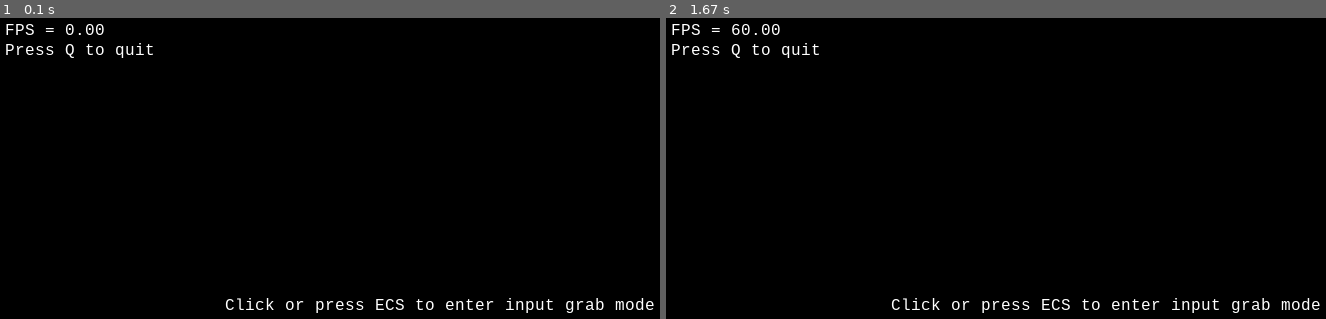
Above: before the commit, frames 1-2 (left to right).
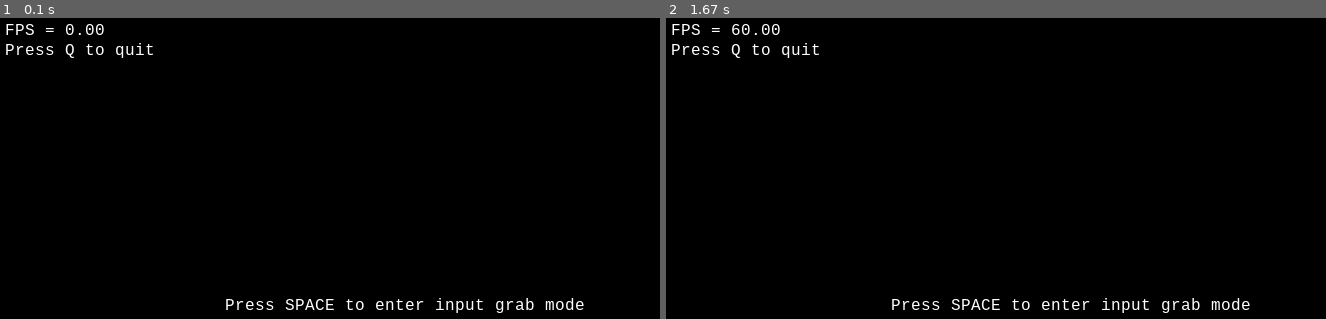
Above: after the commit, the same moments.

Repository: Vinatorul/Pygame-tutorial
Game: pygame game, started from En/AdvancedWindow/__main__.py
The game is run twice, just before and just after one commit, with the same random seed, the same clock (stepped at 60 frames per second) and the same inputs.
Inputs:
- Up to frame 1 (0.1 s): no input
- Up to frame 2 (1.67 s): tap Space at 0.33 s

The runs differ from the first frame. In frame 1, 1.0% of the frame differs, in the area x 34-100%, y 93-99%; in frame 2, 1.0%.

Commit message:
Add basic and advanced window examples with comments in English and Russian

Diff:
--- a/AdvancedWindow/__main__.py
+++ /dev/null
@@ -1,49 +0,0 @@
-import pygame
-
-WIDTH = 800
-HEIGHT = 600
-
-def main():
-    pygame.init()
-
-    my_font = pygame.font.SysFont("Courier", 16)
-
-    screen = pygame.display.set_mode((WIDTH, HEIGHT), pygame.DOUBLEBUF)
-    pygame.display.set_caption("Hello, pygame")
-
-    pygame.event.set_blocked(pygame.MOUSEMOTION)
-    clock = pygame.time.Clock()
-
-    quit_game = False
-    while not quit_game:
-        clock.tick(60)
-        event = pygame.event.poll()
-        while event.type != pygame.NOEVENT:
-            if event.type == pygame.QUIT:
-                quit_game = True
-            elif event.type == pygame.KEYDOWN:
-                if event.key == pygame.K_q:
-                    pygame.event.post(pygame.event.Event(pygame.QUIT))
-                elif event.key == pygame.K_ESCAPE:
-                    pygame.event.set_grab(not pygame.event.get_grab())
-            elif event.type == pygame.MOUSEBUTTONDOWN:
-                pygame.event.set_grab(True)
-            event = pygame.event.poll()
-
-        screen.fill(pygame.Color('black'))
-        the_text = my_font.render("FPS = {0:.2f}"
-                  .format(clock.get_fps()), True, (255, 255, 255))
-        screen.blit(the_text, (10, 10))
-        the_text = my_font.render("Press Q to quit", True, (255, 255, 255))
-        screen.blit(the_text, (10, 30))
-        if pygame.event.get_grab():
-            the_text = my_font.render("Press ESC to exit input grab mode", True, (255, 255, 255))
-        else:
-            the_text = my_font.render("Click or press ECS to enter input grab mode", True, (255, 255, 255))
-        screen.blit(the_text, (WIDTH/2 - 170, HEIGHT/2 - 15))
-
-        pygame.display.flip()
-
-    pygame.quit()
-
-main()
--- /dev/null
+++ b/En/AdvancedWindow/__main__.py
@@ -0,0 +1,60 @@
+import pygame
+
+WIDTH = 800
+HEIGHT = 600
+
+def main():
+    pygame.init()
+    # import Courier font
+    my_font = pygame.font.SysFont("Courier", 16)
+
+    screen = pygame.display.set_mode((WIDTH, HEIGHT), pygame.DOUBLEBUF)
+    # Set window caption
+    pygame.display.set_caption("Hello, pygame")
+    # Pygame clock initialization
+    clock = pygame.time.Clock()
+
+    quit_game = False
+    while not quit_game:
+        # Set FPS cap
+        clock.tick(60)
+        event = pygame.event.poll()
+        while event.type != pygame.NOEVENT:
+            if event.type == pygame.QUIT:
+                quit_game = True
+            # keydown event processing
+            elif event.type == pygame.KEYDOWN:
+                # if q key pressed
+                if event.key == pygame.K_q:
+                    # add QUIT event to queue
+                    pygame.event.post(pygame.event.Event(pygame.QUIT))
+                # if Space pressed
+                elif event.key == pygame.K_SPACE:
+                    # toggle grab mode
+                    pygame.event.set_grab(not pygame.event.get_grab())
+            event = pygame.event.poll()
+
+        screen.fill(pygame.Color('black'))
+        # render text to fps_text variable
+        # (255, 255, 255) - color in (R, G, B) format
+        fps_text = my_font.render("FPS = {0:.2f}"
+                  .format(clock.get_fps()), True, (255, 255, 255))
+        # draw fps_text at (10, 10)
+        screen.blit(fps_text, (10, 10))
+        # render tip to quit_text variable
+        quit_text = my_font.render("Press Q to quit", True, (255, 255, 255))
+        # draw quit_text at (10, 30)
+        screen.blit(quit_text, (10, 30))
+        # check if grab mode is active
+        if pygame.event.get_grab():
+            grab_text = my_font.render("Press SPACE to exit input grab mode", True, (255, 255, 255))
+        else:
+            grab_text = my_font.render("Press SPACE to enter input grab mode", True, (255, 255, 255))
+        # draw text near the middle of the screen
+        screen.blit(grab_text, (WIDTH/2 - 170, HEIGHT/2 - 15))
+
+        pygame.display.flip()
+
+    pygame.quit()
+
+main()
--- a/BasicWindow/__main__.py
+++ b/En/BasicWindow/__main__.py
@@ -1,24 +1,36 @@
 import pygame
 
+# desired window size
 WIDTH = 800
 HEIGHT = 600
 
 def main():
+    # pygame initialization
     pygame.init()
-
+    # create window WIDTHxHEIGHT size with double buffering
     screen = pygame.display.set_mode((WIDTH, HEIGHT), pygame.DOUBLEBUF)
 
     quit_game = False
+    # application lifeсycle
     while not quit_game:
+        # poll first event from queue
         event = pygame.event.poll()
+        # process events while queue is not empty
         while event.type != pygame.NOEVENT:
             if event.type == pygame.QUIT:
                 quit_game = True
+            # poll next event from queue
             event = pygame.event.poll()
 
+        # clear screen (fill with black)
         screen.fill(pygame.Color('black'))
+        # -------------------
+        # draw your stuff here
+        # -------------------
+        # swap buffers
         pygame.display.flip()
 
+    # pygame finalization
     pygame.quit()
 
 main()
--- /dev/null
+++ b/Ru/AdvancedWindow/__main__.py
@@ -0,0 +1,60 @@
+import pygame
+
+WIDTH = 800
+HEIGHT = 600
+
+def main():
+    pygame.init()
+    # Загрузка системного шрифта Courier
+    my_font = pygame.font.SysFont("Courier", 16)
+
+    screen = pygame.display.set_mode((WIDTH, HEIGHT), pygame.DOUBLEBUF)
+    # Установка заголовка окна
+    pygame.display.set_caption("Привет, pygame")
+    # Инициализация часов pygame
+    clock = pygame.time.Clock()
+
+    quit_game = False
+    while not quit_game:
+        # Установка верхней границы FPS
+        clock.tick(60)
+        event = pygame.event.poll()
+        while event.type != pygame.NOEVENT:
+            if event.type == pygame.QUIT:
+                quit_game = True
+            # Если получен тип события "Клавиша нажата", то проверяется, что за клавиша была нажата
+            elif event.type == pygame.KEYDOWN:
+                # Если была нажата клавиша q
+                if event.key == pygame.K_q:
+                    # То приложение ставит себе в очередь событие "Выход"
+                    pygame.event.post(pygame.event.Event(pygame.QUIT))
+                # Если была нажата клавиша Пробел
+                elif event.key == pygame.K_SPACE:
+                    # То происходит инвертирование захвата ввода
+                    pygame.event.set_grab(not pygame.event.get_grab())
+            event = pygame.event.poll()
+
+        screen.fill(pygame.Color('black'))
+        # В переменную fps_text сохраняется уже отрендренный текст (другими словами  изображение текста)
+        # (255, 255, 255) - цвет текста в формате (R, G, B)
+        fps_text = my_font.render("FPS = {0:.2f}"
+                  .format(clock.get_fps()), True, (255, 255, 255))
+        # Текст выводится на экран в точке (10, 10)
+        screen.blit(fps_text, (10, 10))
+        # В переменную quit_text сохраняется отрендренная подсказка о том, как выйти из приложения
+        quit_text = my_font.render("Нажмите Q для выхода", True, (255, 255, 255))
+        # Текст выводится на экран в точке (10, 30)
+        screen.blit(quit_text, (10, 30))
+        # Производится проверка, активирован ли режим захвата
+        if pygame.event.get_grab():
+            grab_text = my_font.render("Нажмите Пробел для выхода из режима захвата", True, (255, 255, 255))
+        else:
+            grab_text = my_font.render("Нажмите Пробел для активации режима захвата", True, (255, 255, 255))
+        # Текст выводится примерно в середине экрана
+        screen.blit(grab_text, (WIDTH/2 - 170, HEIGHT/2 - 15))
+
+        pygame.display.flip()
+
+    pygame.quit()
+
+main()
--- /dev/null
+++ b/Ru/BasicWindow/__main__.py
@@ -0,0 +1,39 @@
+# импорт модуля
+import pygame
+
+# Желаемые размеры окна
+WIDTH = 800
+HEIGHT = 600
+
+def main():
+    # Инициализация фреймворка pygame
+    pygame.init()
+    # Создат окно размера WIDTHxHEIGHT с двойной буферизацией
+    screen = pygame.display.set_mode((WIDTH, HEIGHT), pygame.DOUBLEBUF)
+
+    # Флаг, сигнализирующий, пришло ли уже время закрывать приложение
+    quit_game = False
+    # Основной цикл приложения
+    while not quit_game:
+        # Получение первого событие из очереди
+        event = pygame.event.poll()
+        # Пока очередь не пуста выполняется обработка событий
+        while event.type != pygame.NOEVENT:
+            # Если получен тип события "Выход", то флаг выхода выставляется в True
+            if event.type == pygame.QUIT:
+                quit_game = True
+            # Получение следующего событие из очереди
+            event = pygame.event.poll()
+
+        # Очистка экрана приложения (просто заливка цветом)
+        screen.fill(pygame.Color('black'))
+        # -------------------
+        # Здесь будет распологаться весь код, производящий отрисовку
+        # -------------------
+        # Переключает буфер
+        pygame.display.flip()
+
+    # Финализация фреймворка pygame
+    pygame.quit()
+
+main()
Not shown, changed: README.md
